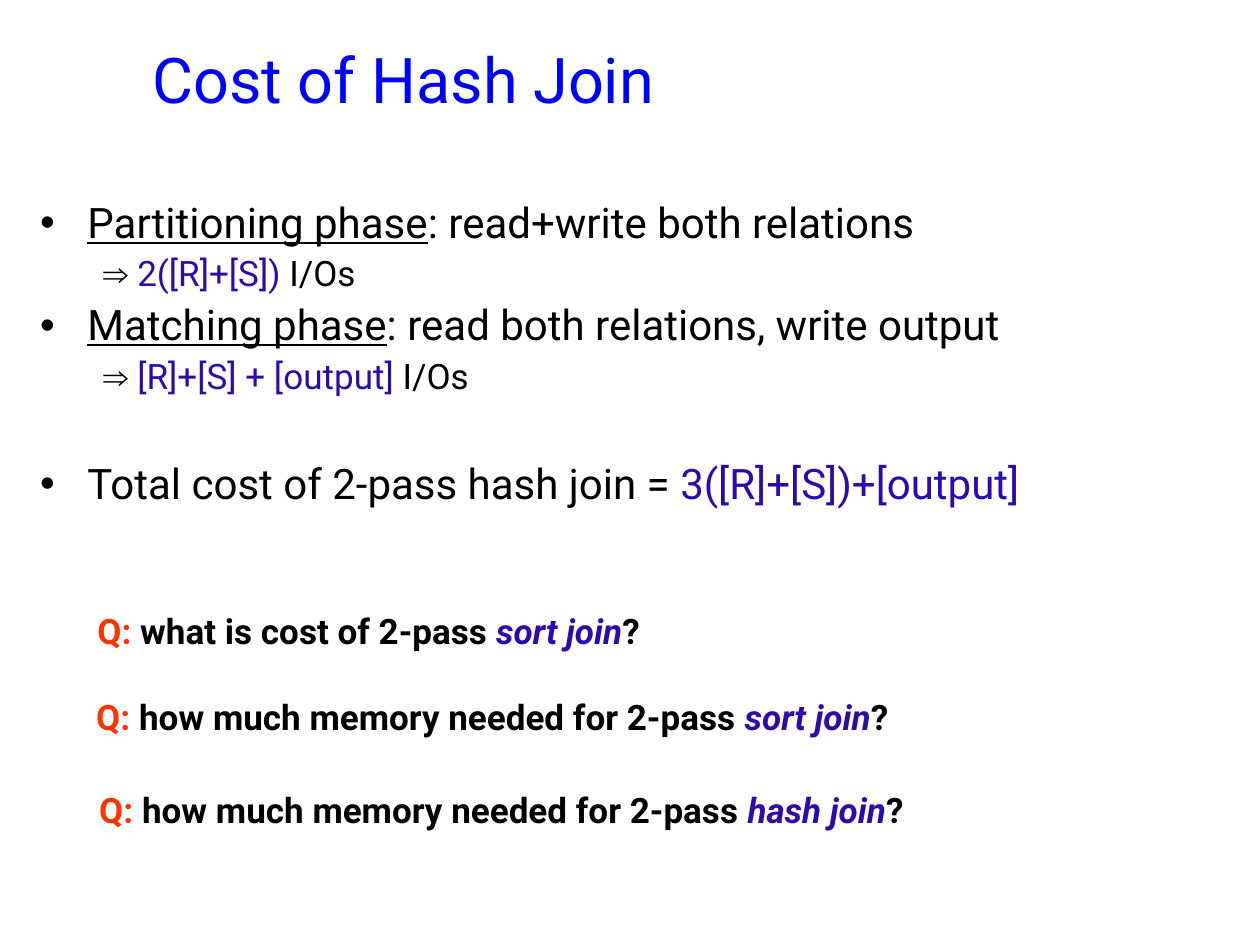
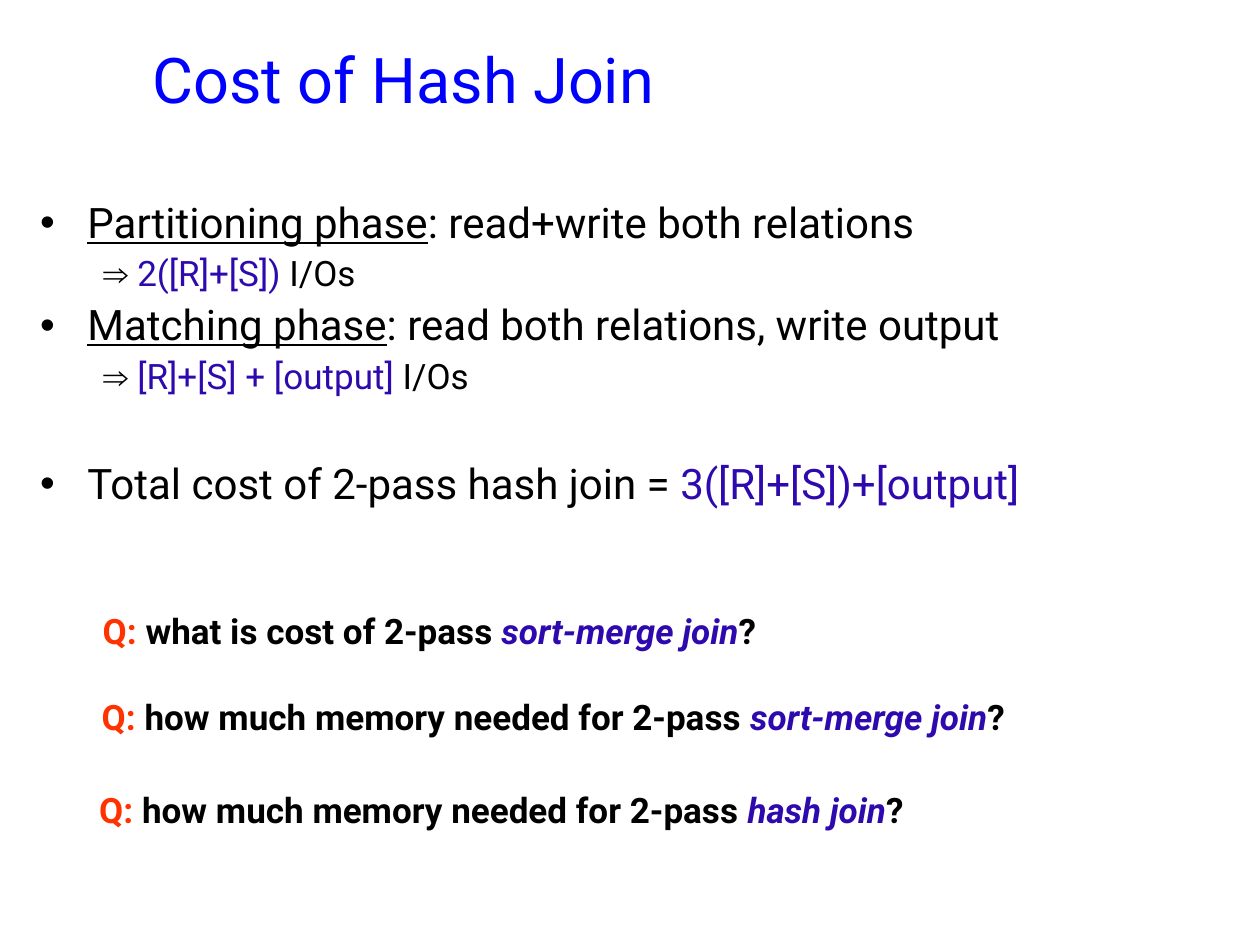
Before and after one commit to jhellerstein/cs186-09, a slide deck: slide 15 of lecs/10-QP2.ppt. Drawn at 1260x945 pixels with LibreOffice and Linux fonts; fonts in the diff are those of the drawing; background and template pictures are left out. Boxes give left, top, right and bottom in pixels: in the first picture for what was removed or moved away, otherwise in the second. Text is boxed around its words. In the diff, an @@ line names an element or a change of style, - is before the commit and + after.

```diff
--- a/lecs/10-QP2.ppt
+++ b/lecs/10-QP2.ppt
@@ text at [103,617,756,652]: text changed @@
-Q: what is cost of 2-pass sort join?
+Q: what is cost of 2-pass sort-merge join?
@@ text at [102,703,1005,738]: text changed @@
-Q: how much memory needed for 2-pass sort join?
+Q: how much memory needed for 2-pass sort-merge join?
```
Also in this commit, not shown: 5 other slides changed, 1 other file.
